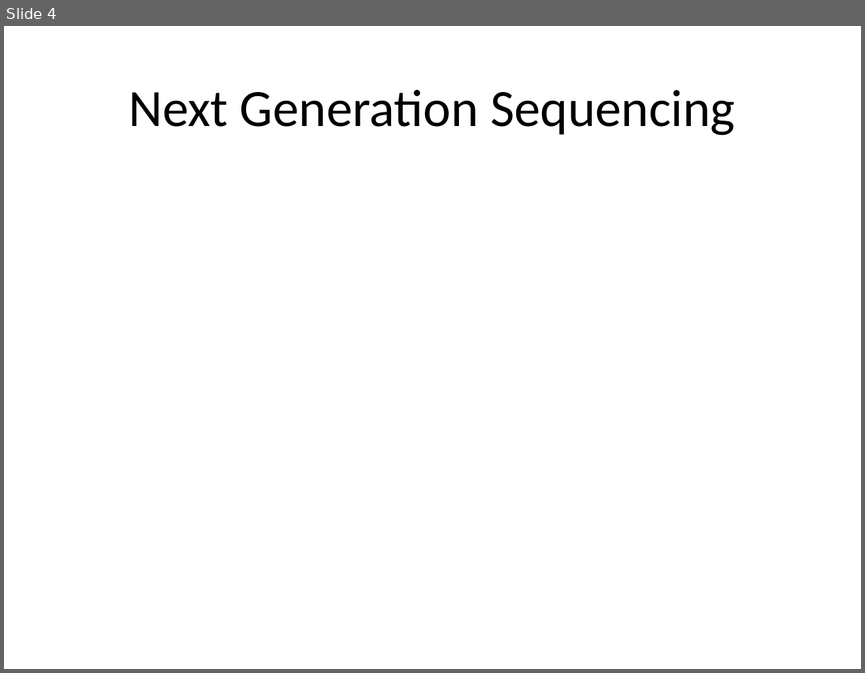
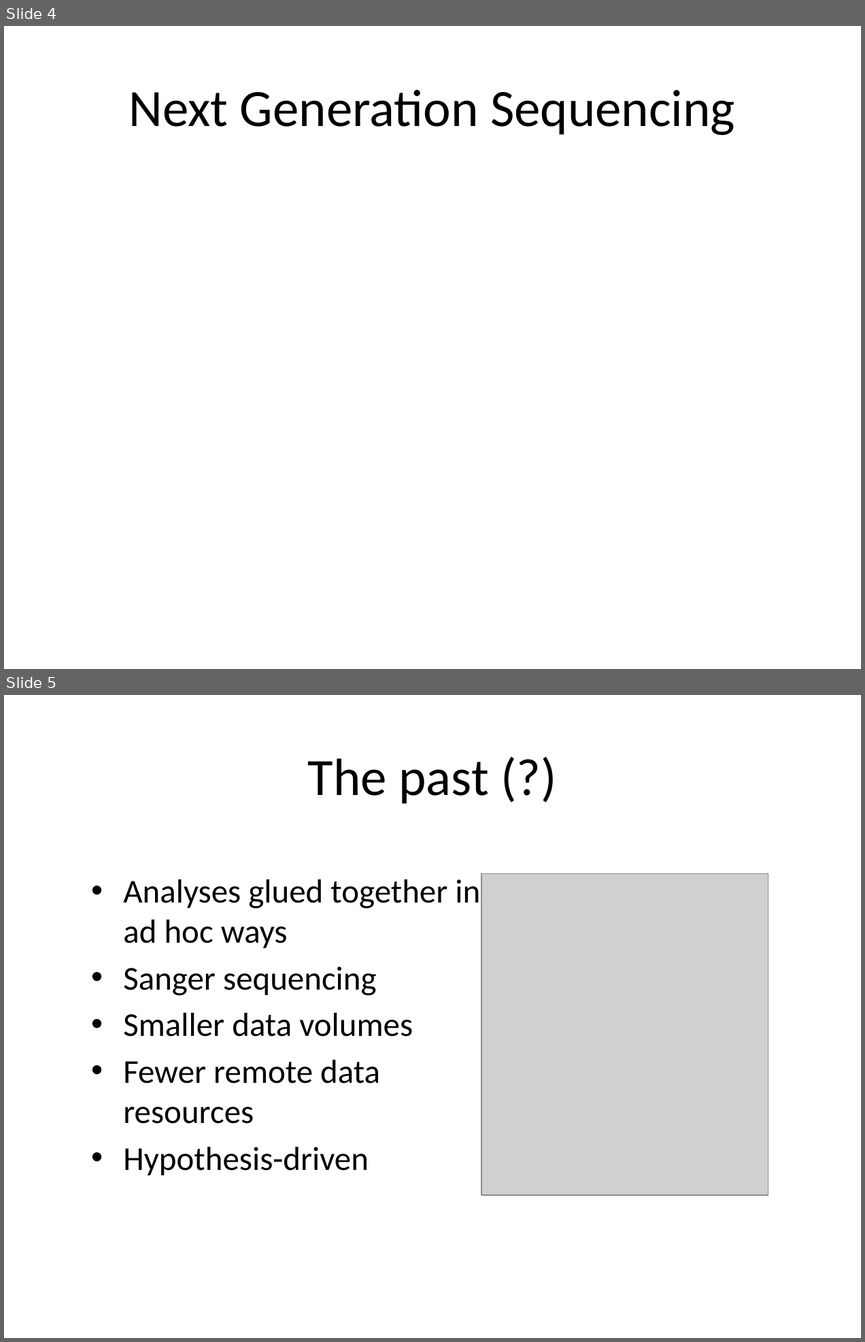
Before and after one commit to rvosa/ngs-workflows, a slide deck: doc/slides/day1/session1/NGSplatforms.pptx. Shown one above the other, each under a label of ours: slide 4 before the commit, slides 4 and 5 after it. The pictures are 865x673 and 865x1342 pixels, drawn with LibreOffice and Linux fonts; fonts in the diff are those of the drawing; grey boxes stand for pictures. Boxes give left, top, right and bottom in pixels: in the first picture for what was removed or moved away, otherwise in the second. Text is boxed around its words. In the diff, an @@ line names an element or a change of style, - is before the commit and + after.

```diff
--- a/doc/slides/day1/session1/NGSplatforms.pptx
+++ b/doc/slides/day1/session1/NGSplatforms.pptx
@@ slide 5 added at box(4, 695, 861, 1338), background #FFFFFF @@
@@ title added at box(308, 758, 488, 804), 44 pt, text #000000 @@
+The past (?)
@@ picture added at box(481, 873, 768, 1195) @@
@@ text added at box(123, 879, 480, 1175), 28 pt, text #000000 @@
+• Analyses glued together in ad hoc ways
+• Sanger sequencing
+• Smaller data volumes
+• Fewer remote data resources
+• Hypothesis-driven
```
Also in this commit, not shown: 7 slides changed, 6 other slides added, 2 slides removed.
